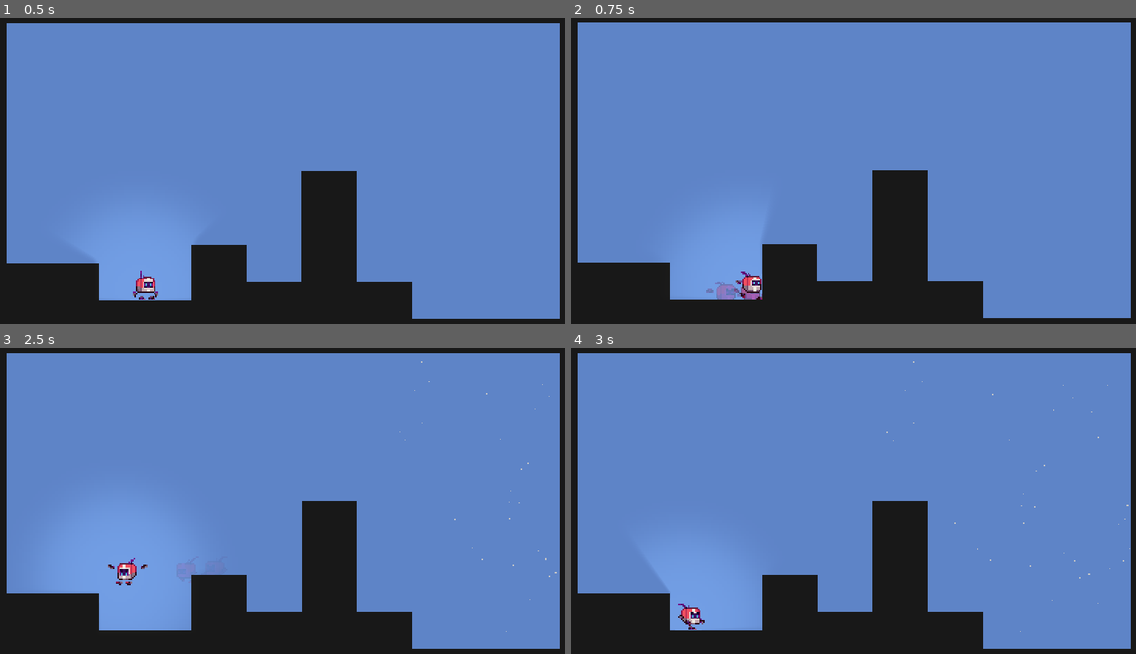
Above: before the commit, frames 1-4 (two rows, left to right).
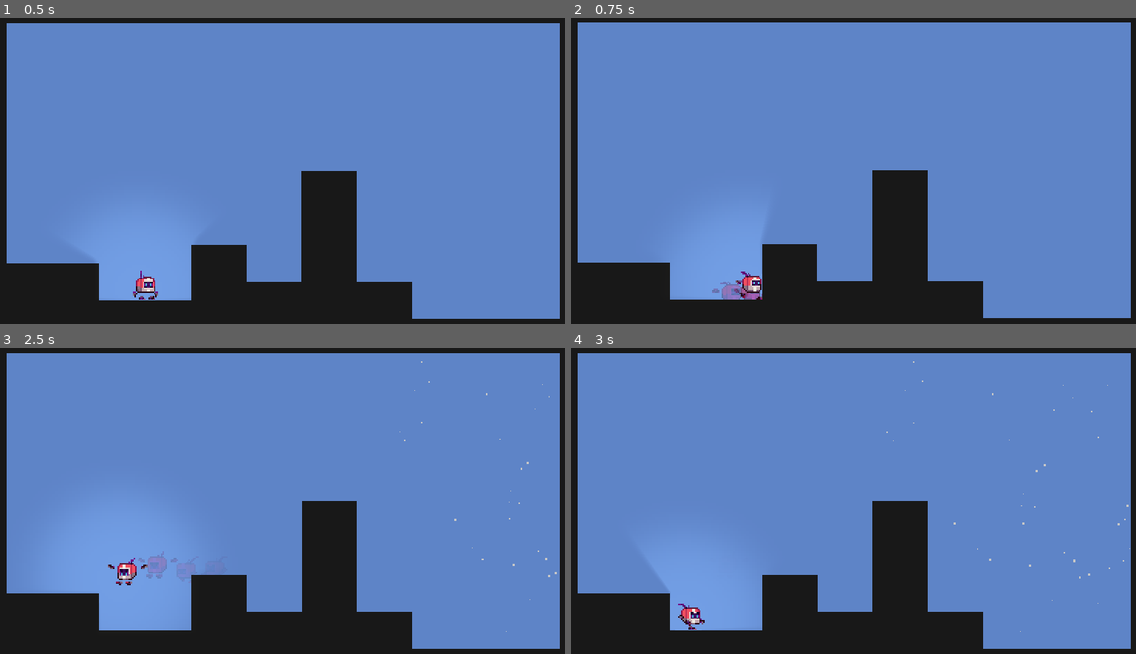
Above: after the commit, the same moments.

Repository: lvlzyro/Celeste-Movement
Game: Godot game, scene res://scenes/Demo.tscn
Same seed, same stepped clock (60 frames per second), same inputs: the game is played once before the commit and once after it.
Inputs:
- Up to frame 1 (0.5 s): no input
- Up to frame 2 (0.75 s): hold Right (ui_right) from 0.53 s (still down); tap X (dash) at 0.6 s
- Up to frame 3 (2.5 s): tap C (jump) at 0.77, 1.52 s; tap Z (grab) at 1.35 s; release Right (ui_right) at 2.03 s; hold Left (ui_left) from 2.03 s (still down); tap X (dash) at 2.1 s
- Up to frame 4 (3 s): release Left (ui_left) at 2.78 s; hold Right (ui_right) from 2.78 s (still down); tap Z (grab) at 2.85 s

Frame 1 is identical in both runs. In frame 2, 0.2% of the frame differs, in the area x 23-32%, y 86-93%; in frame 3, 0.2%, in the area x 24-99%, y 11-76%; in frame 4, less than 0.1%.

Commit message:
changed little stuff.

Diff:
--- a/player/player.tscn
+++ b/player/player.tscn
@@ -351,7 +351,7 @@
 offset = Vector2( 1, -6 )
 vframes = 10
 hframes = 8
-frame = 72
+frame = 1
 
 [node name="RayCast2D" type="RayCast2D" parent="Rotatable"]
 rotation = 4.71239
@@ -385,7 +385,7 @@
 shadow_filter_smooth = 11.1
 
 [node name="trailTimer" type="Timer" parent="."]
-wait_time = 0.09
+wait_time = 0.08
 autostart = true
 
 [node name="Camera" type="Node" parent="."]
--- a/scenes/Demo.tscn
+++ b/scenes/Demo.tscn
@@ -22,7 +22,7 @@
 orbit_velocity = 0.0
 orbit_velocity_random = 0.0
 tangential_accel_curve = SubResource( 2 )
-scale = 3.0
+scale = 4.0
 scale_random = 1.0
 
 [node name="Demo" type="Node2D"]
